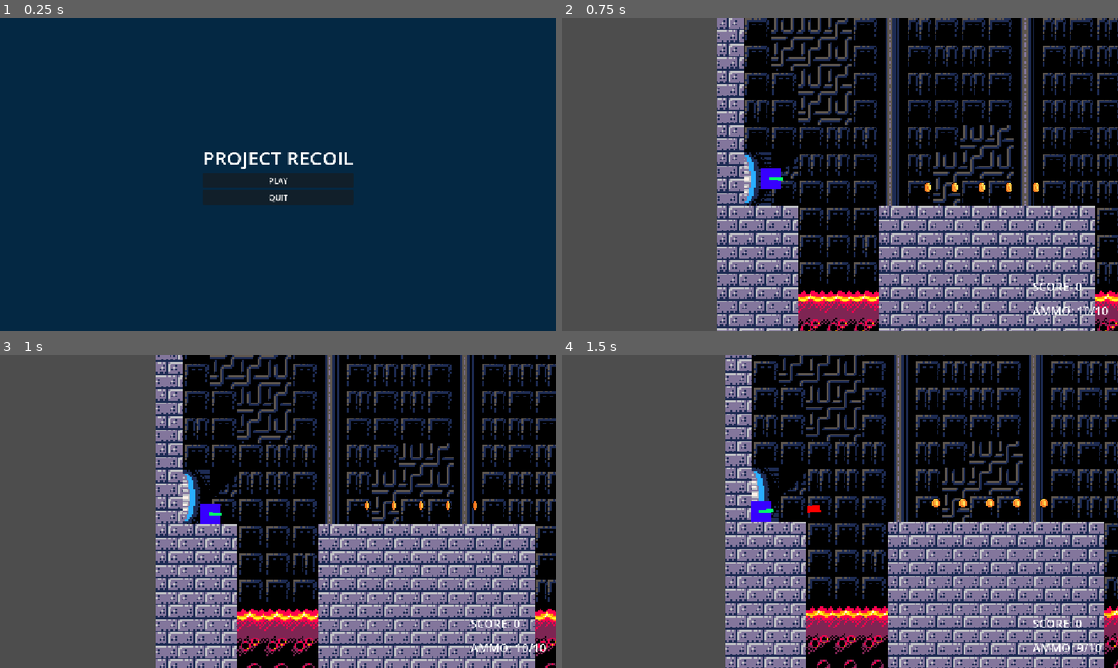
Above: before the commit, frames 1-4 (two rows, left to right).
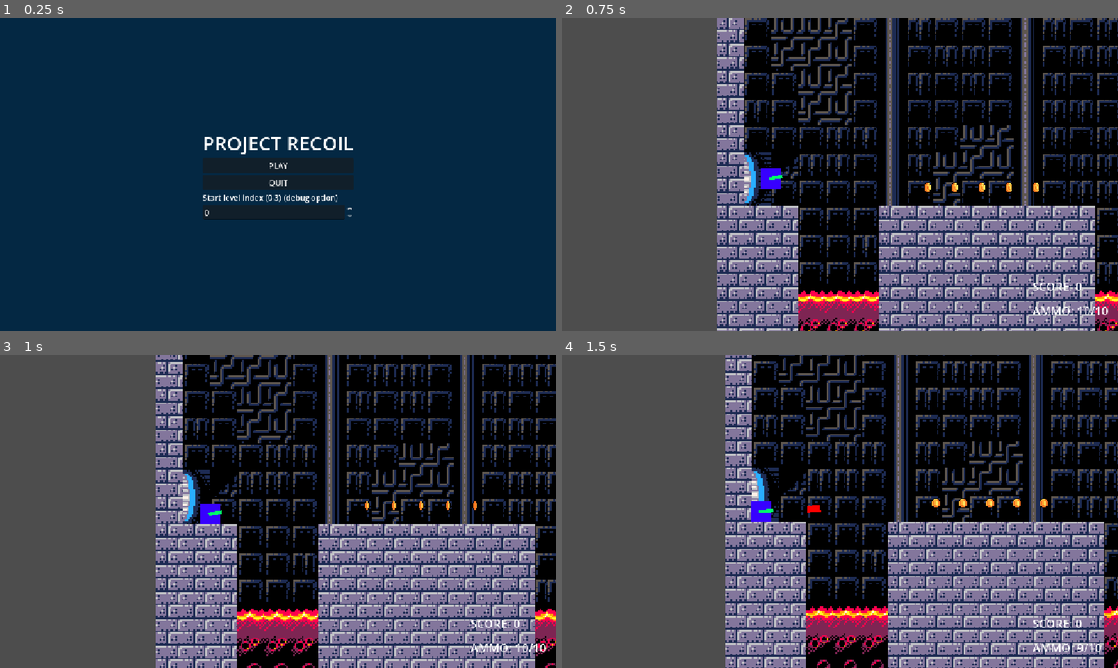
Above: after the commit, the same moments.

Repository: AvveGbm/Project-Recoil
Game: Godot game, scene res://scenes/game.tscn
The game is run twice, just before and just after one commit, with the same random seed, the same clock (stepped at 60 frames per second) and the same inputs.
Inputs (mouse positions are in pixels of both pictures, inside the frame that each line leads up to):
- Up to frame 1 (0.25 s): no input
- Up to frame 2 (0.75 s): click "PLAY" at 0.5 s
- Up to frame 3 (1 s): no input
- Up to frame 4 (1.5 s): move the mouse to (962, 495) at 1.27 s; click (962, 495) at 1.42 s

The runs differ from the first frame. In frame 1, 5.0% of the frame differs, in the area x 36-64%, y 38-65%; in frame 2, less than 0.1%; in frame 3, less than 0.1%; in frame 4, nothing differs.

Commit message:
add level selector in main menu used when testing the game, should be removed later

Diff:
--- a/scenes/main_menu.tscn
+++ b/scenes/main_menu.tscn
@@ -48,5 +48,13 @@
 layout_mode = 2
 text = "QUIT"
 
+[node name="Label" type="Label" parent="VBoxContainer" unique_id=1176217177]
+layout_mode = 2
+text = "Start level index (0-3) (debug option)"
+
+[node name="LevelSelectDebug" type="SpinBox" parent="VBoxContainer" unique_id=1023833705]
+layout_mode = 2
+max_value = 3.0
+
 [connection signal="pressed" from="VBoxContainer/PlayButton" to="." method="_on_play_button_pressed"]
 [connection signal="pressed" from="VBoxContainer/QuitButton" to="." method="_on_quit_button_pressed"]
--- a/src/main_menu.gd
+++ b/src/main_menu.gd
@@ -1,11 +1,13 @@
 extends Control
+
+@onready var level_select_debug = $VBoxContainer/LevelSelectDebug
 
 func _ready() -> void:
 	visible = true
 
 func _on_play_button_pressed() -> void:
 	visible = false
-	GameState.start_game(0)
+	GameState.start_game(level_select_debug.value)
 
 func _on_quit_button_pressed() -> void:
 	get_tree().quit()
